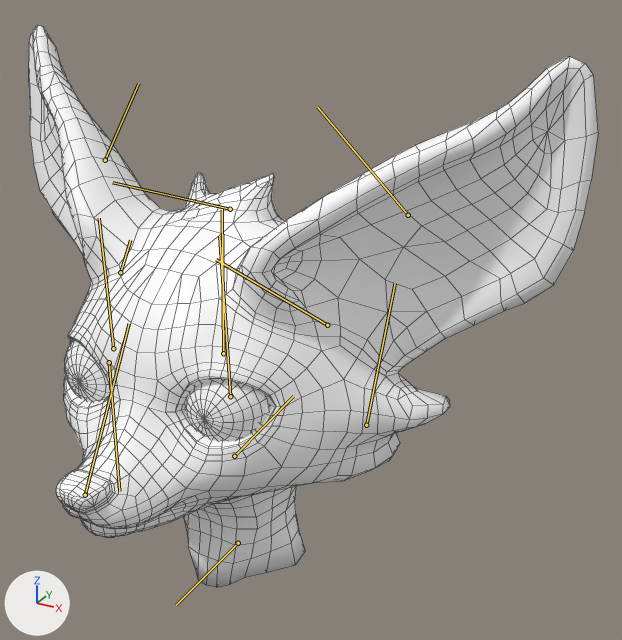
Renders of the FBX model Assets/Art/Animations/UFennec/Anim_Fennec_Idle_60fps.fbx from each side of a commit.
Both versions are drawn from a camera (50 mm lens) standing at (0.619, -0.861, 2.03) and looking at (0.113, 0.058, 1.571). Lighting does not change. The marker at lower left points along +X, +Y and +Z. The bones that bend it are drawn over the model as lines. Mesh edges are drawn as thin lines.

In view in the first picture: 'FENNEC'.
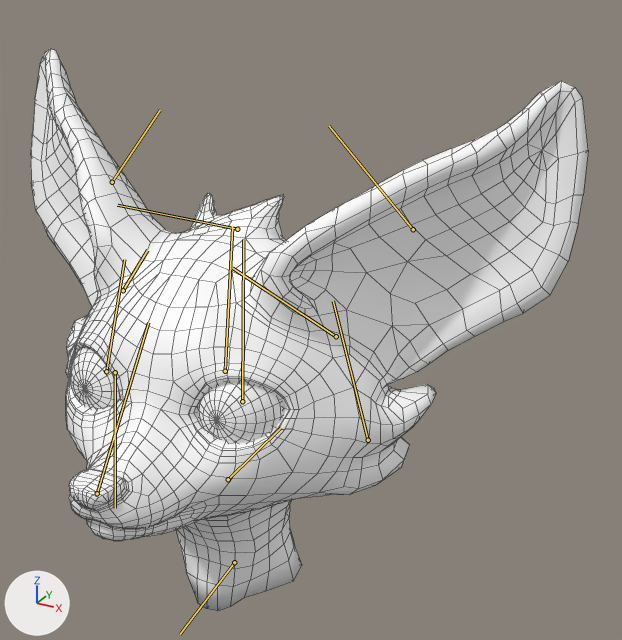
The newer file adds an action. The first version stands in its rest pose; the second is drawn at frame 22 of the action 'Take 001'.

Pixel boxes [x1, y1, x2, y2] of what changed, in the pictures (622 x 640 px):
'FENNEC', posed
    before: [29, 25, 598, 587]
    after: [31, 49, 588, 611]
bone 'ROOT_Fennec', root to tip
    before: (238, 543) to (176, 605)
    after: (234, 562) to (180, 634)
bone 'Neck', root to tip
    before: (234, 456) to (293, 396)
    after: (228, 479) to (281, 427)
bone 'R_Eye', root to tip
    before: (109, 362) to (119, 491)
    after: (115, 372) to (115, 508)
bone 'L_Eye', root to tip
    before: (230, 396) to (219, 236)
    after: (242, 401) to (243, 239)
bone 'L_Ear_Lower', root to tip
    before: (327, 325) to (216, 259)
    after: (336, 336) to (232, 268)
bone 'R_Ear_Lower', root to tip
    before: (120, 272) to (130, 240)
    after: (123, 290) to (147, 250)
bone 'R_Ear_Upper', root to tip
    before: (105, 160) to (138, 83)
    after: (112, 182) to (160, 110)
bone 'L_CheekFur', root to tip
    before: (366, 425) to (395, 283)
    after: (368, 440) to (333, 301)
bone 'R_CheekFur', root to tip
    before: (113, 348) to (99, 218)
    after: (106, 371) to (124, 259)

The change in detail:
Bone 'ROOT_Fennec' (bone_root_fennec) moves from (0.0, 0.0, 0.0) to (-2.9, 1.1, 0.0).
Bone 'ROOT_Fennec' (bone_root_fennec) turns from (0, 0, 0) to (4, 0, 3) degrees about its own x, y and z.
Bone 'Neck' (bone_neck) turns from (0, 0, 0) to (0, 0, 11) degrees about its own x, y and z.
Bone 'R_Eye' (bone_r_eye) turns from (0, 0, 0) to (2, 4, 0) degrees about its own x, y and z.
Bone 'L_Eye' (bone_l_eye) turns from (0, 0, 0) to (1, -4, -1) degrees about its own x, y and z.
Bone 'L_Ear_Lower' (bone_l_ear_lower) turns from (0, 0, 0) to (0, 0, 2) degrees about its own x, y and z.
Bone 'R_Ear_Lower' (bone_r_ear_lower) turns from (0, 0, 0) to (0, 0, 1) degrees about its own x, y and z.
Bone 'R_Ear_Upper' (bone_r_ear_upper) turns from (0, 0, 0) to (0, 0, 3) degrees about its own x, y and z.
Bone 'L_CheekFur' (bone_l_cheekfur) turns from (0, 0, 0) to (0, 0, 26) degrees about its own x, y and z.
Bone 'R_CheekFur' (bone_r_cheekfur) turns from (0, 0, 0) to (0, 1, 26) degrees about its own x, y and z.
